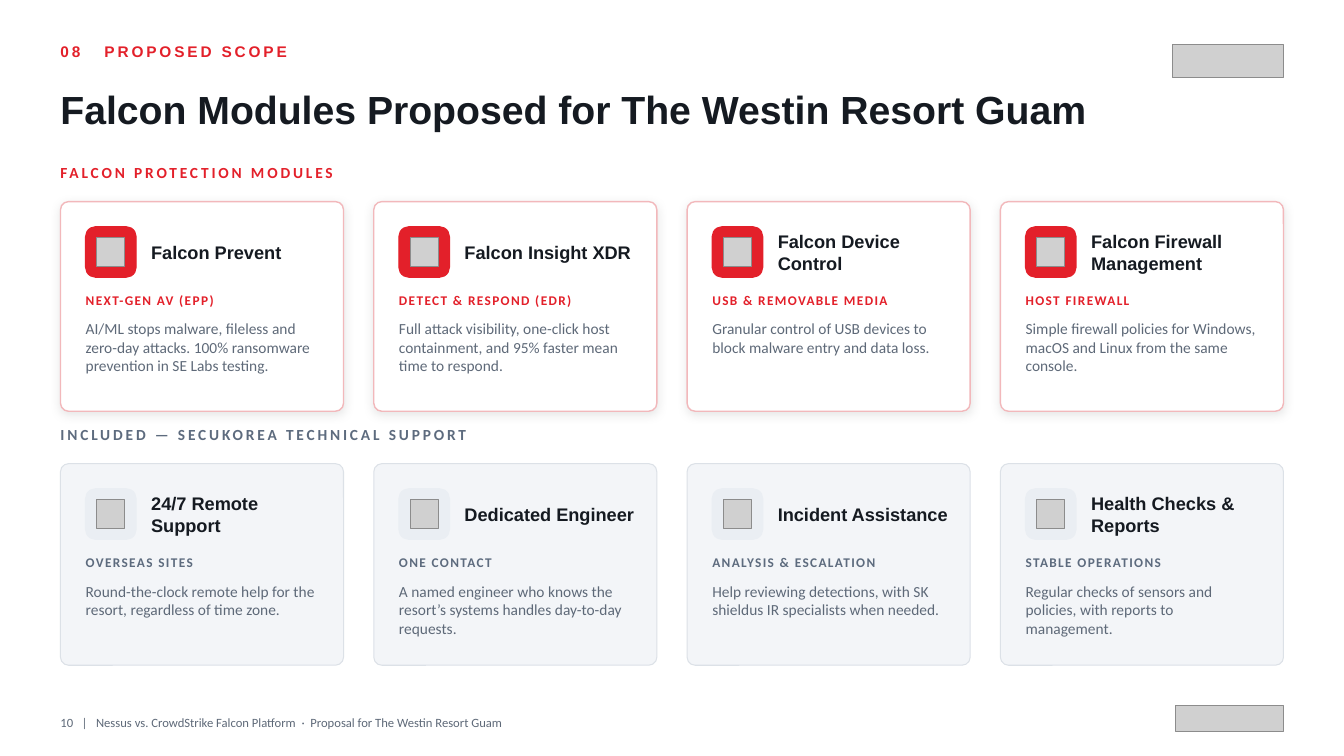
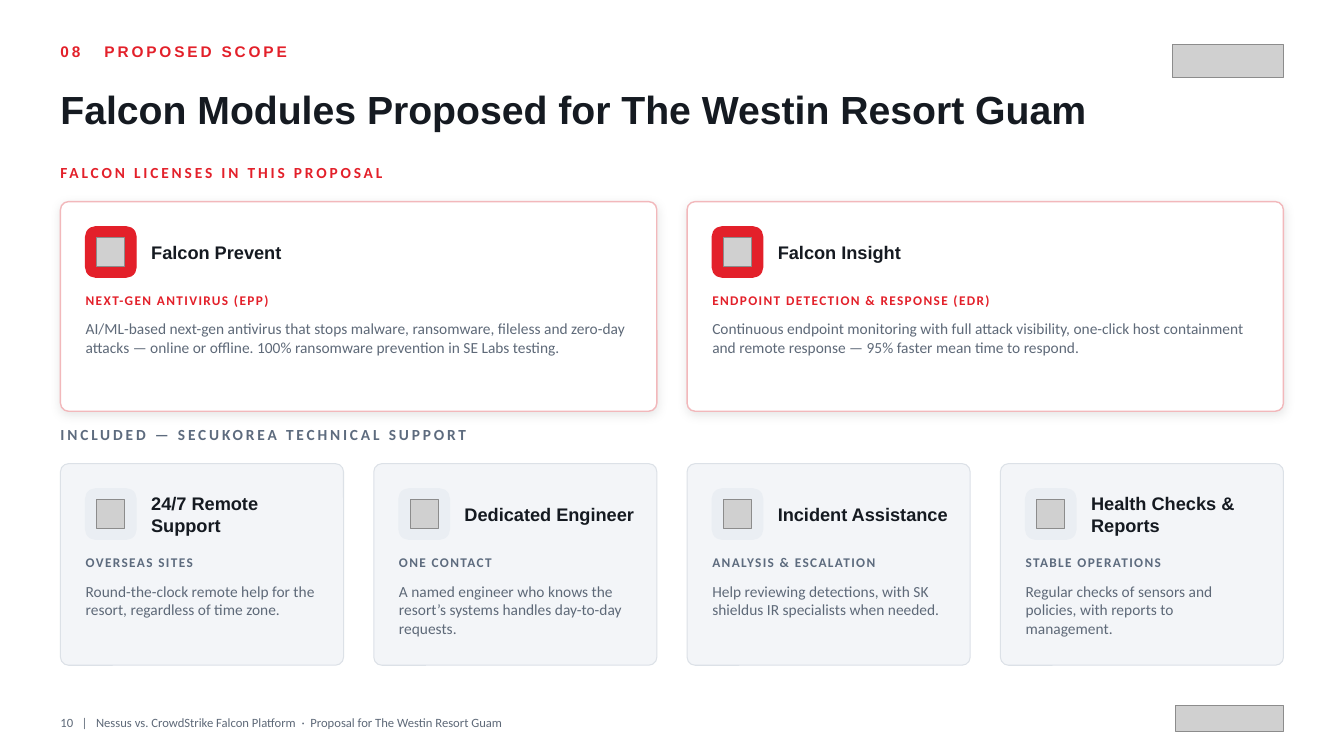
Before and after one commit to BigLee-Creator/Recommendations, a slide deck: slide 10 of ENG._Nessus_vs_CrowdStrike_Falcon_Proposal_for_Westin_Resort_Guam_SECUKOREA.pptx. Drawn at 1344x756 pixels with LibreOffice and Linux fonts; fonts in the diff are those of the drawing; grey boxes stand for pictures. Boxes give left, top, right and bottom in pixels: in the first picture for what was removed or moved away, otherwise in the second. Text is boxed around its words. In the diff, an @@ line names an element or a change of style, - is before the commit and + after.

```diff
--- a/ENG._Nessus_vs_CrowdStrike_Falcon_Proposal_for_Westin_Resort_Guam_SECUKOREA.pptx
+++ b/ENG._Nessus_vs_CrowdStrike_Falcon_Proposal_for_Westin_Resort_Guam_SECUKOREA.pptx
@@ rounded rectangle: place and size @@
-rounded rectangle at bbox=[60, 202, 344, 411]
+rounded rectangle at bbox=[60, 202, 657, 411]
@@ rounded rectangle: place and size @@
-rounded rectangle at bbox=[374, 202, 657, 411]
+rounded rectangle at bbox=[688, 202, 1285, 411]
@@ rounded rectangle removed at bbox=[688, 202, 971, 411] @@
@@ rounded rectangle removed at bbox=[1000, 202, 1284, 411] @@
@@ rounded rectangle removed at bbox=[399, 227, 450, 277] @@
@@ picture removed at bbox=[410, 238, 439, 266] @@
@@ text removed at bbox=[778, 234, 900, 270] @@
-Falcon Device Control
@@ rounded rectangle removed at bbox=[1025, 227, 1076, 277] @@
@@ picture removed at bbox=[1036, 238, 1065, 266] @@
@@ text removed at bbox=[1091, 234, 1223, 274] @@
-Falcon Firewall Management
@@ text at bbox=[778, 245, 900, 263]: text changed @@
-Falcon Insight XDR
+Falcon Insight
@@ text at bbox=[157, 296, 174, 305]: text changed @@
-NEXT-GEN AV (EPP)
+NEXT-GEN ANTIVIRUS (EPP)
@@ text at bbox=[713, 292, 1259, 317]: text changed @@
-DETECT & RESPOND (EDR)
+ENDPOINT DETECTION & RESPONSE (EDR)
@@ text removed at bbox=[713, 292, 946, 317] @@
-USB & REMOVABLE MEDIA
@@ text removed at bbox=[1025, 292, 1258, 317] @@
-HOST FIREWALL
@@ text at bbox=[86, 323, 625, 356]: text changed @@
-AI/ML stops malware, fileless and zero-day attacks. 100% ransomware prevention in SE Labs testing.
+AI/ML-based next-gen antivirus that stops malware, ransomware, fileless and zero-day attacks — online or offline. 100% ransomware prevention in SE Labs testing.
@@ text at bbox=[712, 323, 1244, 356]: text changed @@
-Full attack visibility, one-click host containment, and 95% faster mean time to respond.
+Continuous endpoint monitoring with full attack visibility, one-click host containment and remote response — 95% faster mean time to respond.
@@ text removed at bbox=[712, 323, 930, 356] @@
-Granular control of USB devices to block malware entry and data loss.
@@ text removed at bbox=[1026, 323, 1255, 371] @@
-Simple firewall policies for Windows, macOS and Linux from the same console.
```
Also in this commit, not shown: 2 other slides changed, 2 slides removed.
